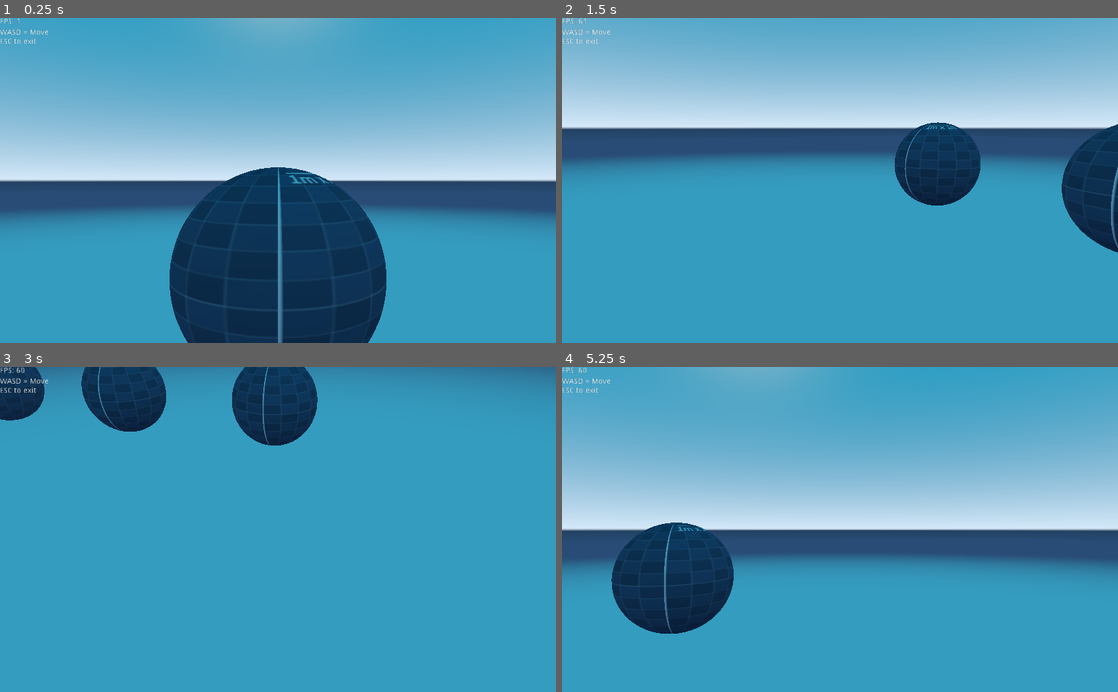
Above: before the commit, frames 1-4 (two rows, left to right).
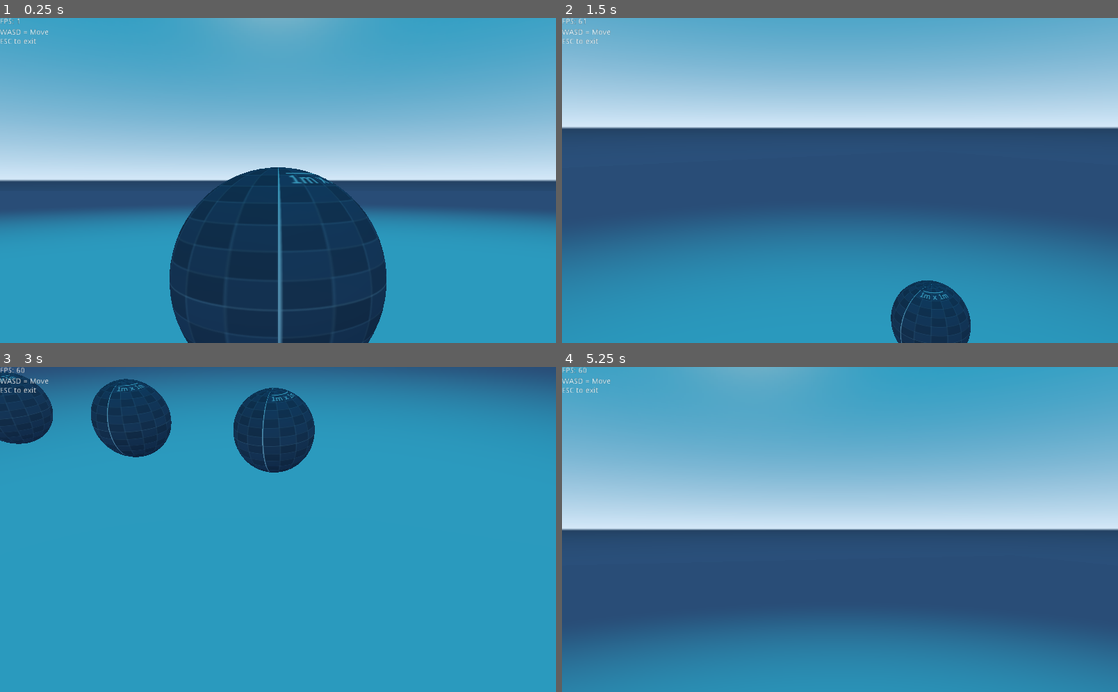
Above: after the commit, the same moments.

Repository: tavurth/godot-simple-fps-camera
Game: Godot game, scene res://World.tscn
The game is run twice, just before and just after one commit, with the same random seed, the same clock (stepped at 60 frames per second) and the same inputs.
Inputs (mouse positions are in pixels of both pictures, inside the frame that each line leads up to):
- Up to frame 1 (0.25 s): no input
- Up to frame 2 (1.5 s): tap Enter at 0.5 s; move the mouse to (962, 164) at 0.52 s; hold Right (ui_right) 0.53-1.28 s; tap Space (action_jump) at 0.77 s; move the mouse to (728, 196) at 1.27 s; hold Down (ui_down) from 1.28 s (still down)
- Up to frame 3 (3 s): tap Space (action_jump) at 1.52, 2.75 s; move the mouse to (333, 458) at 2.02 s; release Down (ui_down) at 2.03 s; hold Right (ui_right) 2.03-2.78 s; move the mouse to (250, 594) at 2.77 s; hold Up (ui_up) from 2.78 s (still down)
- Up to frame 4 (5.25 s): tap Space (action_jump) at 3.02, 3.77, 4.52 s; move the mouse to (1006, 578) at 3.52 s; release Up (ui_up) at 3.53 s; hold Left (ui_left) 3.53-5.03 s; move the mouse to (673, 480) at 4.27 s; tap Enter at 5 s; move the mouse to (867, 529) at 5.02 s; hold Down (ui_down) from 5.03 s (still down)

The runs differ from the first frame. In frame 1, 0.4% of the frame differs, in the area x 0-100%, y 45-100%; in frame 2, 37%, in the area x 0-100%, y 32-100%; in frame 3, 11%; in frame 4, 36%.

Commit message:
Fix bugs with HTML5 export

Diff:
--- a/Player.gd
+++ b/Player.gd
@@ -3,8 +3,8 @@
 var velocity = Vector3(0, 0, 0)
 
 const JUMP = 5
-const GRAVITY = .3
 const PLAYER_MOVE_SPEED = 4
+onready var GRAVITY = ProjectSettings.get("physics/3d/default_gravity") / 1000
 
 func move_forward_back(delta: float):
 	"""
--- a/project.godot
+++ b/project.godot
@@ -60,6 +60,11 @@
  ]
 }
 
+[physics]
+
+3d/default_gravity=98.0
+
 [rendering]
 
+quality/driver/driver_name="GLES2"
 environment/default_environment="res://default_env.tres"
Not shown, changed: export_presets.cfg
